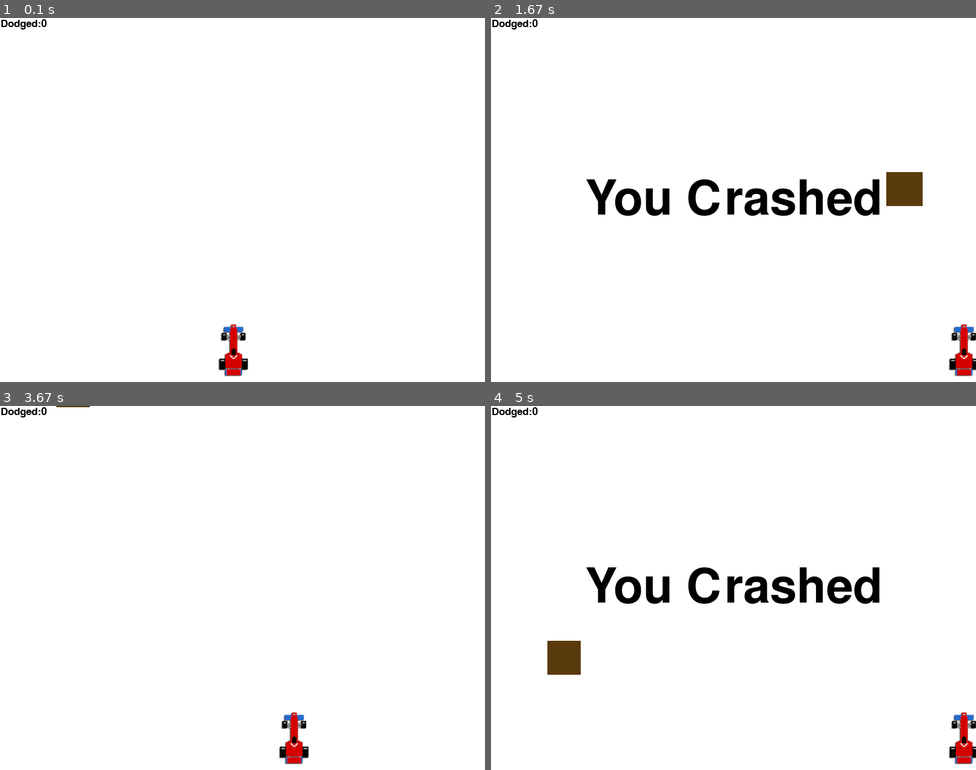
Above: before the commit, frames 1-4 (two rows, left to right).
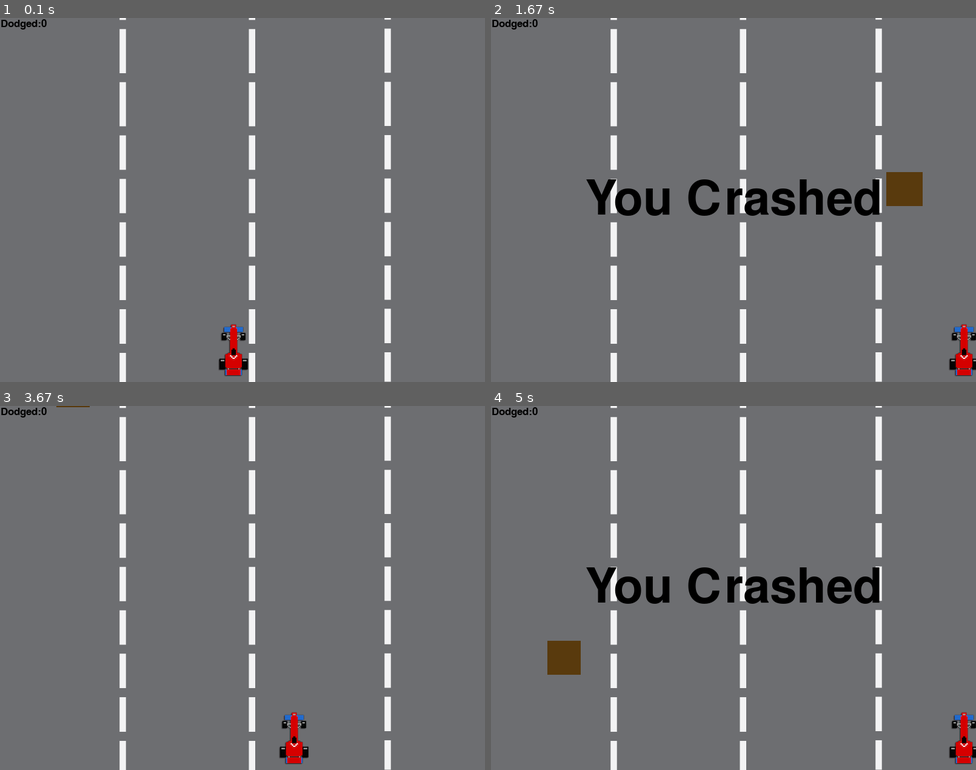
Above: after the commit, the same moments.

Repository: Anayatc/PyGame-Retro-Racer
Game: pygame game, started from Retro-Racer.py
The game is run twice, just before and just after one commit, with the same random seed, the same clock (stepped at 60 frames per second) and the same inputs.
Inputs:
- Up to frame 1 (0.1 s): no input
- Up to frame 2 (1.67 s): hold Right 0.33-0.8 s; hold Right 0.83-1.3 s
- Up to frame 3 (3.67 s): hold Right from 3.5 s (still down)
- Up to frame 4 (5 s): release Right at 3.97 s; hold Right 4-4.47 s

The runs differ from the first frame. In frame 1, 97% of the frame differs, in the area x 0-100%, y 0-100%; in frame 2, 94%; in frame 3, 97%; in frame 4, 94%.

Commit message:
added background image

Diff:
--- a/Retro-Racer.py
+++ b/Retro-Racer.py
@@ -18,6 +18,8 @@
 pygame.display.set_caption('Retro Racer')
 clock = pygame.time.Clock()
 carImg = pygame.image.load('racecar.png')
+bgImg = pygame.image.load('bg.png')
+
 
 
 def obstacles_dodged(count):
@@ -86,6 +88,7 @@
 
         x += x_change
         gameDisplay.fill(white)
+        gameDisplay.blit(bgImg, (0, 0))
         obstacles(obstacle_start_x, obstacle_start_y, obstacle_width, obstacle_height, brown)
         obstacle_start_y += obstacle_speed
         car(x, y)
Binary file added: bg.png
